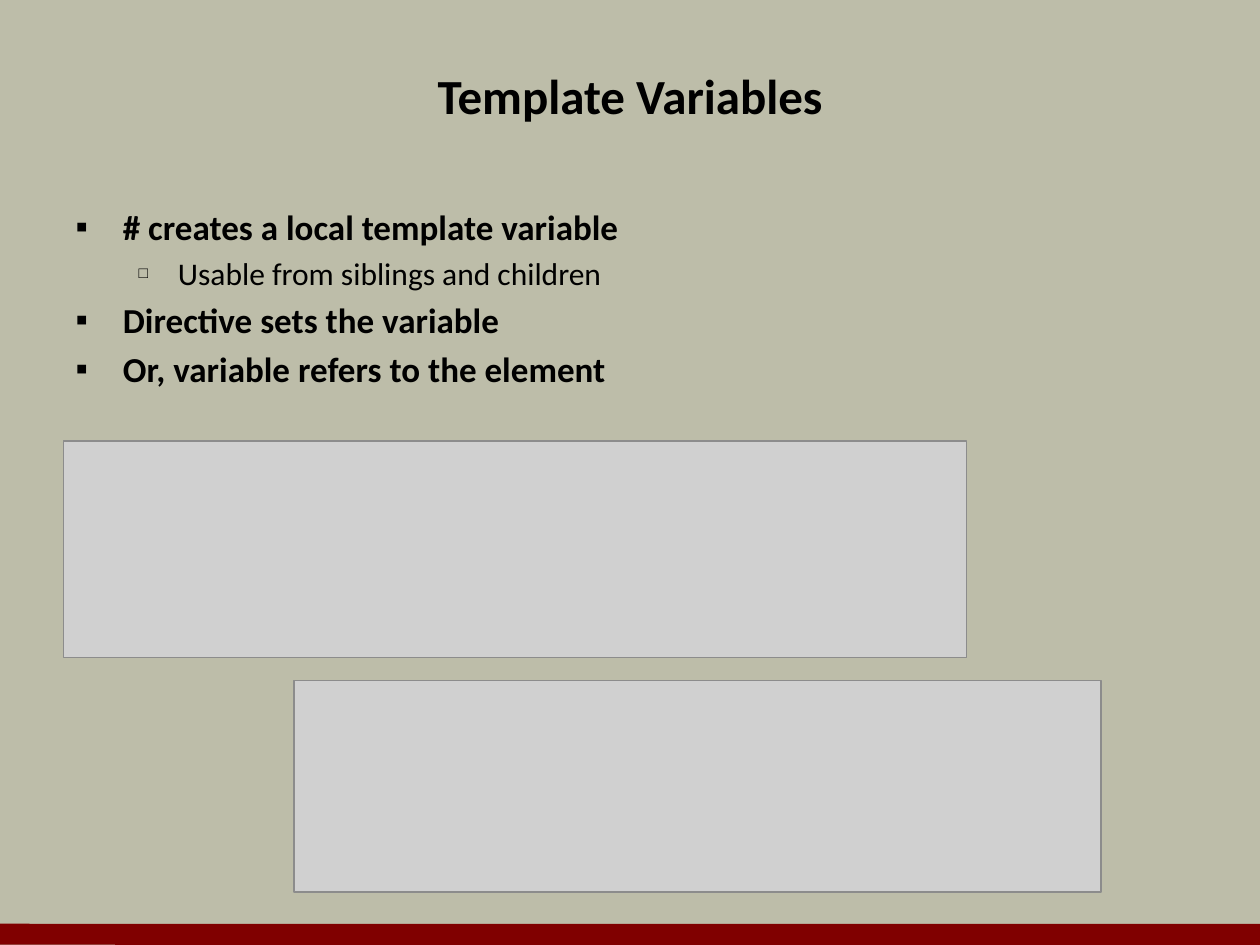
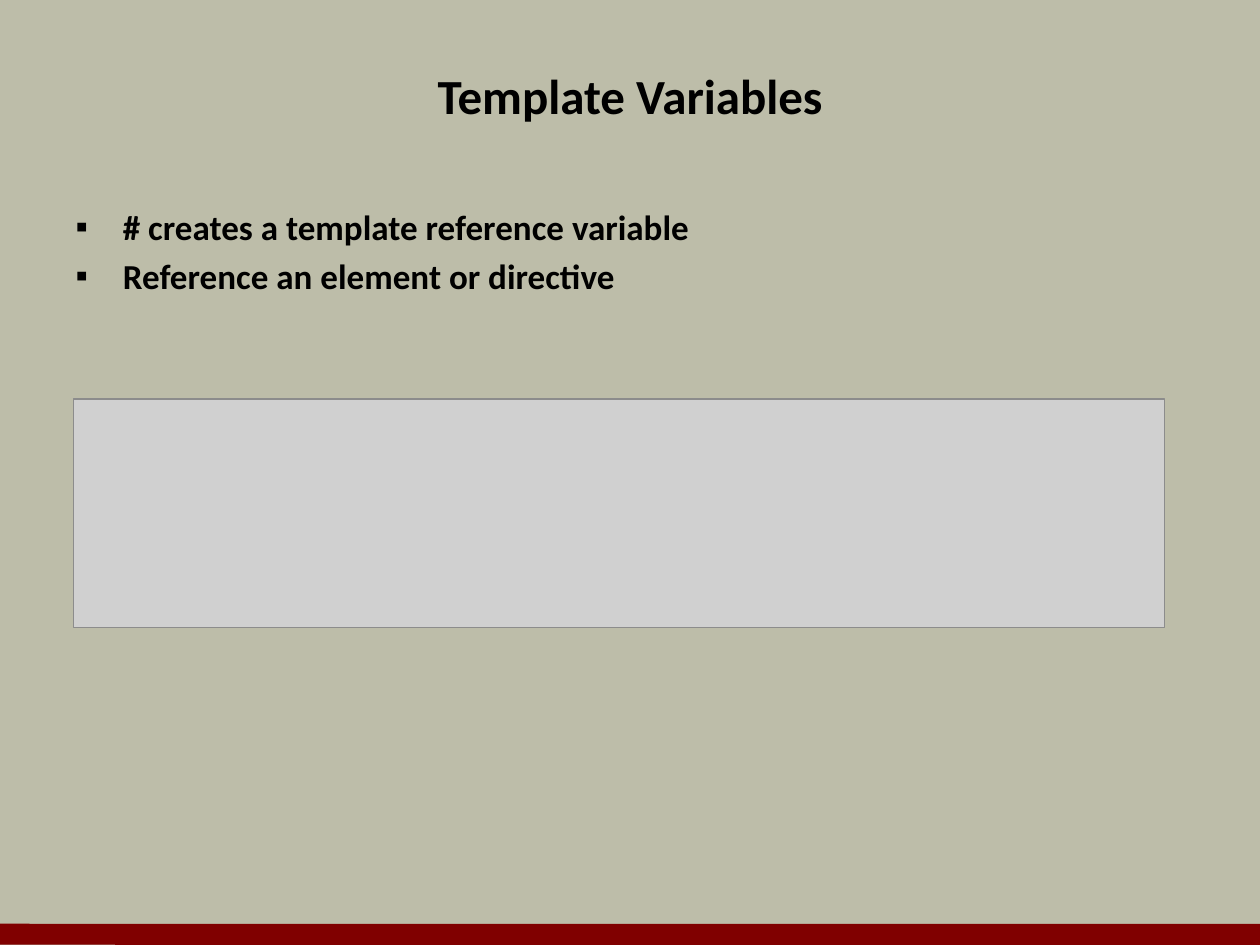
Before and after one commit to OdeToCode/classes, a slide deck: slide 18 of angular2/slides/05_templates.pptx (slide 19 before the commit). Drawn at 1260x945 pixels with LibreOffice and Linux fonts; fonts in the diff are those of the drawing; grey boxes stand for pictures; background and template pictures are left out. Boxes give left, top, right and bottom in pixels: in the first picture for what was removed or moved away, otherwise in the second. Text is boxed around its words. In the diff, an @@ line names an element or a change of style, - is before the commit and + after.

Commit message:
update services and template

```diff
--- a/angular2/slides/05_templates.pptx
+++ b/angular2/slides/05_templates.pptx
@@ text at box(123, 215, 689, 290): text changed @@
-▪ # creates a local template variable
-  □ Usable from siblings and children
-▪ Directive sets the variable
-▪ Or, variable refers to the element
+▪ # creates a template reference variable
+▪ Reference an element or directive
@@ picture: place and size @@
-picture at box(64, 441, 968, 658)
+picture at box(73, 399, 1164, 627)
@@ picture removed at box(294, 680, 1101, 892) @@
```
Also in this commit, not shown: 4 other slides changed, 1 slide removed, 1 other file.
